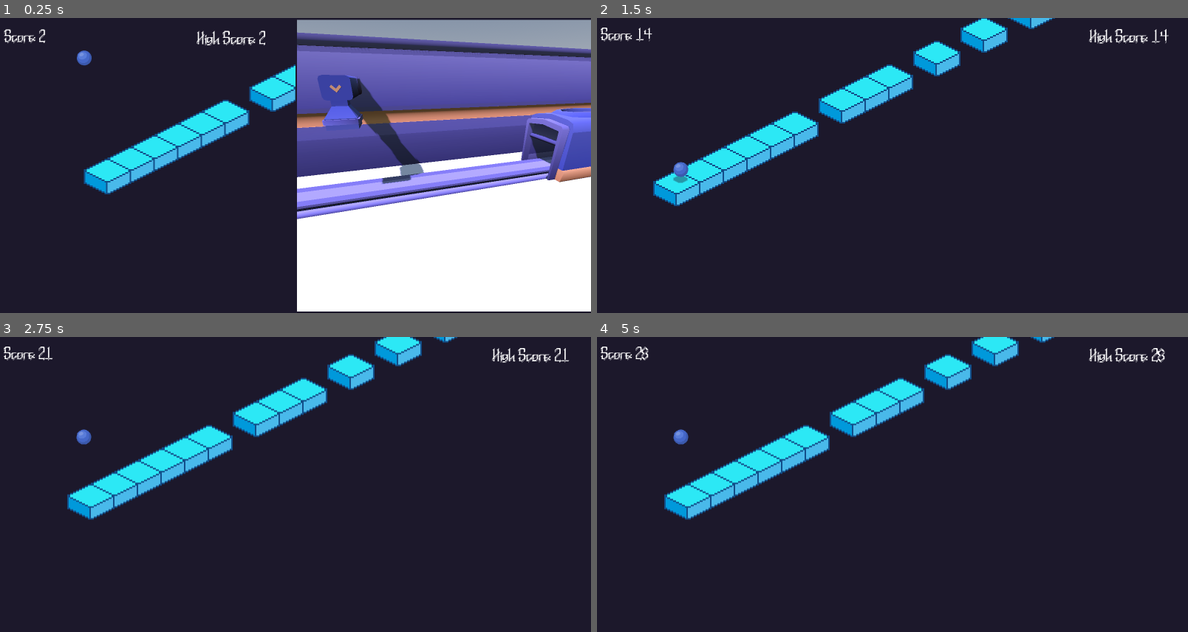
Above: before the commit, frames 1-4 (two rows, left to right).
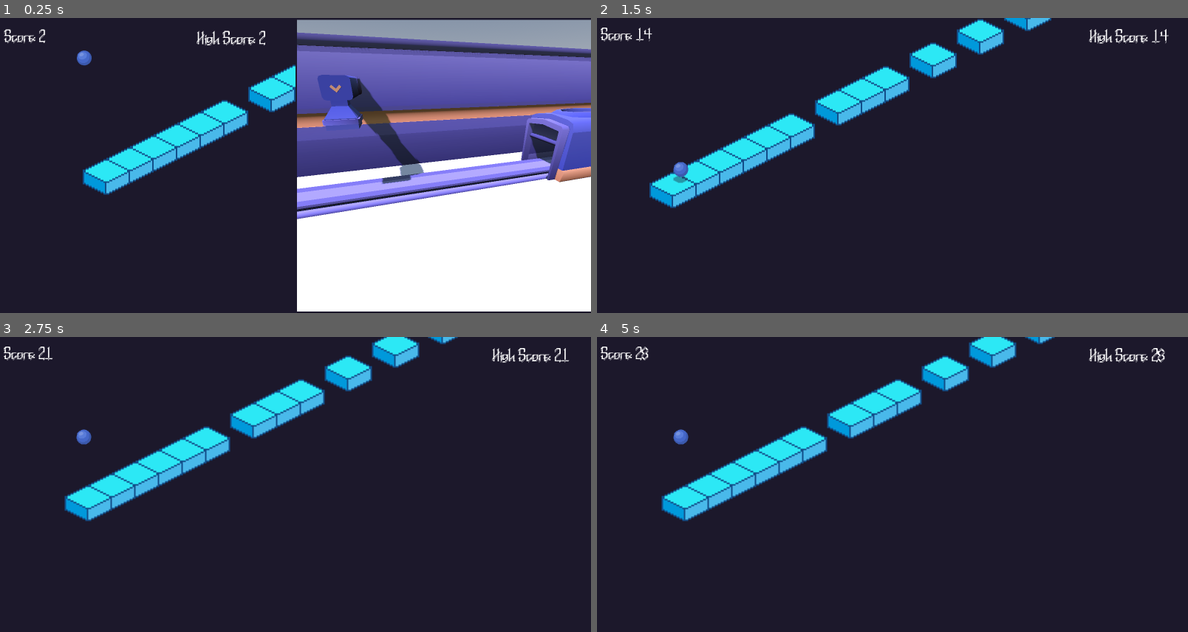
Above: after the commit, the same moments.

Repository: ofknee/tap-tap-tap
Game: Godot game, scene res://scenes/root.tscn
Same seed, same stepped clock (60 frames per second), same inputs: the game is played once before the commit and once after it.
Inputs:
- Up to frame 1 (0.25 s): no input
- Up to frame 2 (1.5 s): tap Enter (ui_accept) at 0.5, 1.35 s; hold Right (RIGHT) 0.53-1.28 s; hold Enter (ui_accept) 0.53-1.28 s; tap Shift (SWITCH) at 0.6 s; hold A (LEFT) from 1.28 s (still down)
- Up to frame 3 (2.75 s): tap Enter (ui_accept) at 1.52, 1.82, 2 s; tap Shift (SWITCH) at 1.55, 2.1 s; release A (LEFT) at 2.03 s; hold Right (RIGHT) from 2.03 s (still down); hold Enter (ui_accept) from 2.03 s (still down)
- Up to frame 4 (5 s): release Enter (ui_accept) at 2.78 s; tap Shift (SWITCH) at 2.85, 4.35 s; tap Enter (ui_accept) at 3.02, 3.32, 4.52, 4.82 s; release Right (RIGHT) at 3.53 s; hold Enter (ui_accept) 3.53-4.28 s; hold A (LEFT) from 3.53 s (still down)

The runs differ from the first frame. In frame 1, 1.0% of the frame differs, in the area x 14-50%, y 15-60%; in frame 2, 2.5%, in the area x 8-78%, y 0-65%; in frame 3, 2.0%; in frame 4, 2.0%.

Commit message:
connect jump signals

Diff:
--- a/scenes/factory/dropper.gd
+++ b/scenes/factory/dropper.gd
@@ -3,11 +3,10 @@
 @onready var spawnpoint : Marker3D = $Spawnpoint
 # Called when the node enters the scene tree for the first time.
 func _ready() -> void:
-	pass # Replace with function body.
+	SignalBus.tap.connect(spawn_drop)
 
 func _input(event : InputEvent) -> void:
-	if Input.is_action_just_pressed("ui_accept"):
-		spawn_drop()
+
 	if Input.is_action_just_pressed("SWITCH"):
 		get_tree().change_scene_to_file("res://scenes/important/game.tscn")
 
--- a/scenes/important/global.gd
+++ b/scenes/important/global.gd
@@ -5,9 +5,9 @@
 		generation = new_generation
 		generation_updated.emit(generation)
 
-var speed : float = 1.0
+var speed : float = 1.1
 var score = 0
 var high_score = 0
 var jump_vel = -380
-var player_speed = 220
-var accel_count = 0
+
+var floor_check : bool = false
--- a/scenes/important/signal_bus.gd
+++ b/scenes/important/signal_bus.gd
@@ -1,3 +1,4 @@
 extends Node
 
 signal spawn_new(tpye : int)
+signal tap()
--- a/scenes/iso/player.gd
+++ b/scenes/iso/player.gd
@@ -7,6 +7,7 @@
 @onready var shadow = $Shadow
 @onready var score_label = $"../Timer/HBoxContainer/score"
 @onready var hs_label = $"../Timer/HBoxContainer2/highScore"
+
 
 func _physics_process(delta: float) -> void:
 
@@ -29,6 +30,7 @@
 	# Handle jump.
 	if Input.is_action_pressed("ui_accept") and is_on_floor():
 		velocity.y = JUMP_VELOCITY
+		SignalBus.tap.emit()
 
 	# Get the input direction and handle the movement/deceleration.
 	# As good practice, you should replace UI actions with custom gameplay actions.
